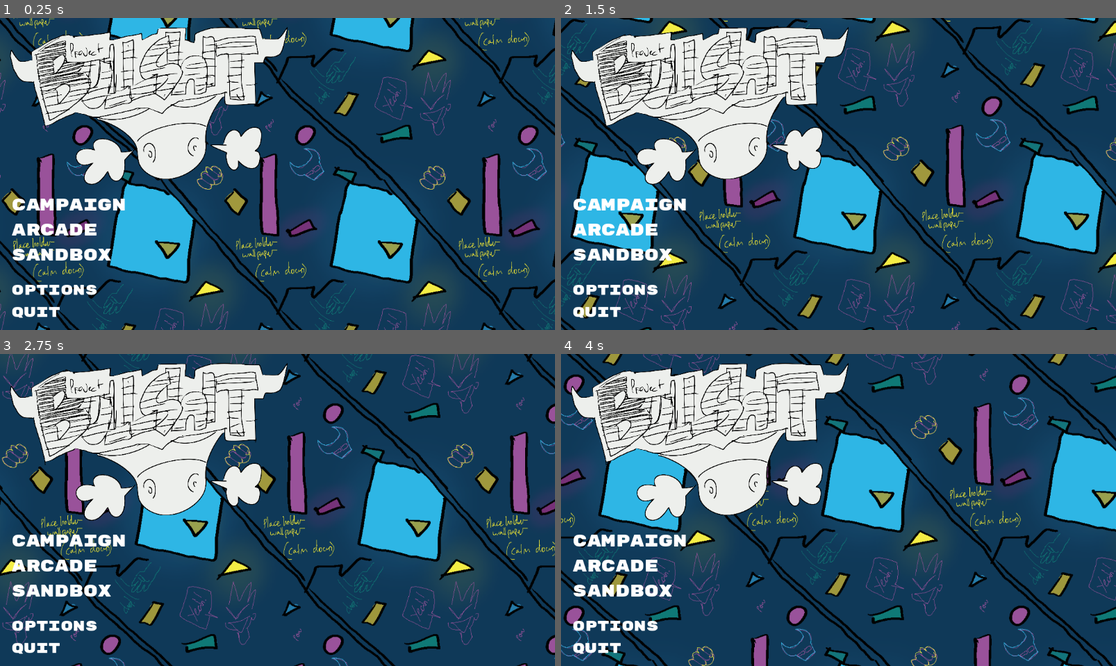
Above: before the commit, frames 1-4 (two rows, left to right).
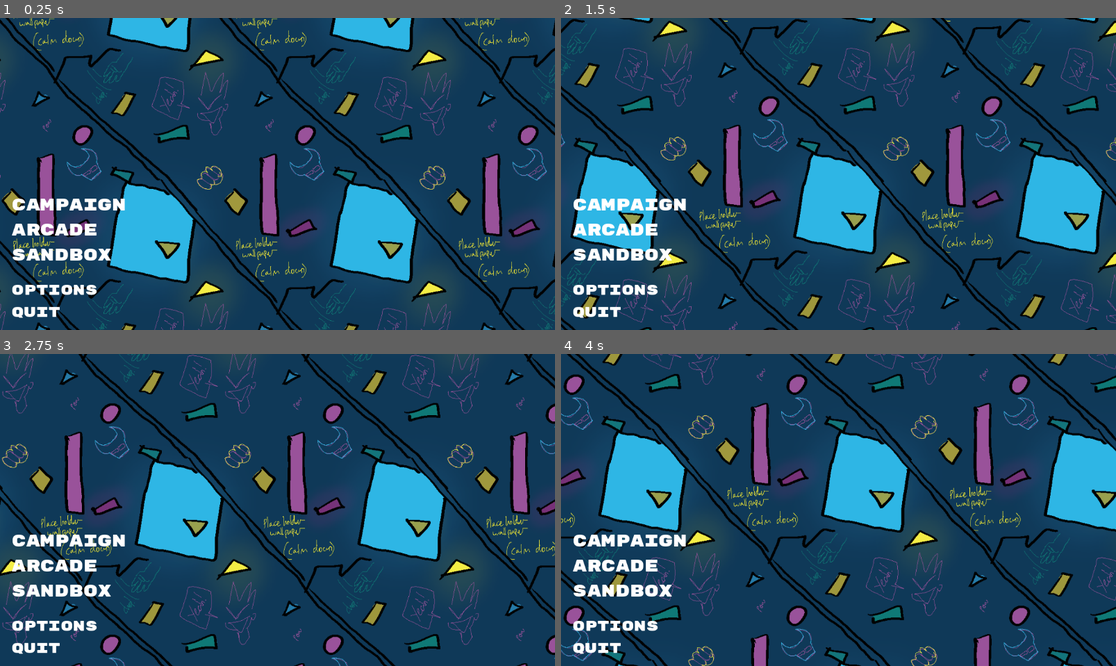
Above: after the commit, the same moments.

Repository: jazielpicon1/project-bullshit
Game: Godot game, scene res://Scenes/titlemenu.tscn
The game is run twice, just before and just after one commit, with the same random seed, the same clock (stepped at 60 frames per second) and the same inputs. This scene is started directly instead of the project's main scene.
Inputs (mouse positions are in pixels of both pictures, inside the frame that each line leads up to):
- Up to frame 1 (0.25 s): no input
- Up to frame 2 (1.5 s): click (838, 177) at 0.5 s, where only the run after the commit has a clickable "sandbox"; click (838, 202) at 1.25 s, where only the run after the commit has a clickable "options"
- Up to frame 3 (2.75 s): click (277, 460) at 2 s, where only the run after the commit has a clickable "campaign"
- Up to frame 4 (4 s): click (838, 460) at 2.75 s, where only the run after the commit has a clickable "campaign"; click (838, 485) at 3.5 s, where only the run after the commit has a clickable "arcade"

The runs differ from the first frame. In frame 1, 15% of the frame differs, in the area x 1-52%, y 2-54%; in frame 2, 15%; in frame 3, 15%; in frame 4, 15%.

Commit message:
fucking around with the menu demo
trying to make it functional and scalable

Diff:
--- a/Scenes/dku_player_1.tscn
+++ b/Scenes/dku_player_1.tscn
@@ -119,7 +119,7 @@
 scale = Vector2(0.2, 0.2)
 sprite_frames = SubResource("SpriteFrames_kfbq2")
 animation = &"newstance"
-frame_progress = 0.12232
+frame_progress = 0.42718
 
 [node name="CollisionShape2D" type="CollisionShape2D" parent="."]
 position = Vector2(108.5, 322)
--- a/Scenes/titlemenu.tscn
+++ b/Scenes/titlemenu.tscn
@@ -18,6 +18,46 @@
 grow_horizontal = 2
 grow_vertical = 2
 script = ExtResource("1_dacie")
+
+[node name="CenterContainer" type="CenterContainer" parent="."]
+layout_mode = 1
+anchors_preset = 15
+anchor_right = 1.0
+anchor_bottom = 1.0
+grow_horizontal = 2
+grow_vertical = 2
+theme = ExtResource("5_e3xc5")
+
+[node name="MarginContainer" type="MarginContainer" parent="CenterContainer"]
+layout_mode = 2
+
+[node name="VBoxContainer" type="VBoxContainer" parent="CenterContainer/MarginContainer"]
+layout_mode = 2
+
+[node name="VBoxContainer" type="VBoxContainer" parent="CenterContainer/MarginContainer/VBoxContainer"]
+layout_mode = 2
+
+[node name="Button" type="Button" parent="CenterContainer/MarginContainer/VBoxContainer/VBoxContainer"]
+layout_mode = 2
+text = "campaign"
+
+[node name="Button2" type="Button" parent="CenterContainer/MarginContainer/VBoxContainer/VBoxContainer"]
+layout_mode = 2
+text = "arcade"
+
+[node name="Button3" type="Button" parent="CenterContainer/MarginContainer/VBoxContainer/VBoxContainer"]
+layout_mode = 2
+text = "sandbox"
+
+[node name="Button4" type="Button" parent="CenterContainer/MarginContainer/VBoxContainer/VBoxContainer"]
+layout_mode = 2
+theme_override_font_sizes/font_size = 30
+text = "options"
+
+[node name="Button5" type="Button" parent="CenterContainer/MarginContainer/VBoxContainer/VBoxContainer"]
+layout_mode = 2
+theme_override_font_sizes/font_size = 30
+text = "quit"
 
 [node name="ColorRect" type="ColorRect" parent="."]
 clip_children = 1
@@ -65,6 +105,7 @@
 stretch_mode = 4
 
 [node name="demotexture" type="TextureRect" parent="."]
+visible = false
 layout_mode = 1
 anchors_preset = -1
 anchor_left = 0.0182292
@@ -101,8 +142,8 @@
 anchors_preset = -1
 anchor_left = 0.0208333
 anchor_top = 0.566358
-anchor_right = 1.0
-anchor_bottom = 1.0
+anchor_right = 0.236979
+anchor_bottom = 0.976852
 grow_horizontal = 2
 grow_vertical = 2
 theme = ExtResource("5_e3xc5")
--- a/Scripts/titlemenu.gd
+++ b/Scripts/titlemenu.gd
@@ -1 +1,6 @@
 extends Control
+
+@onready var mainbanner = $TextureRect
+
+func _ready() -> void:
+	pass
Not shown: 1 places in Scenes/dku_player_1.tscn that only renumber resources
